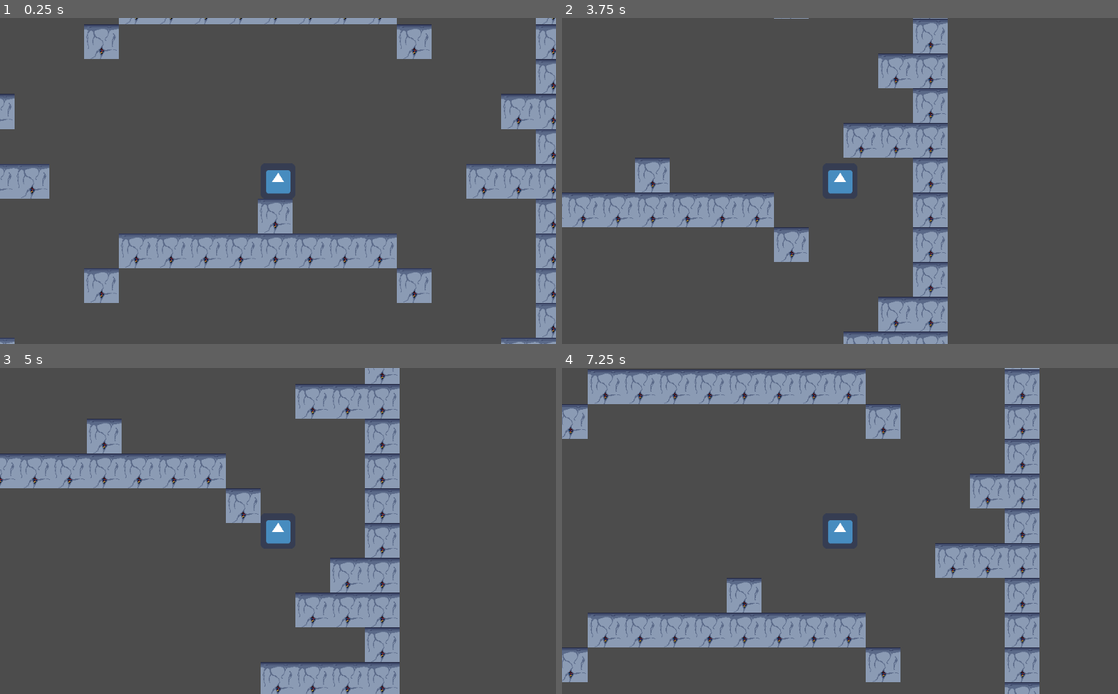
Above: before the commit, frames 1-4 (two rows, left to right).
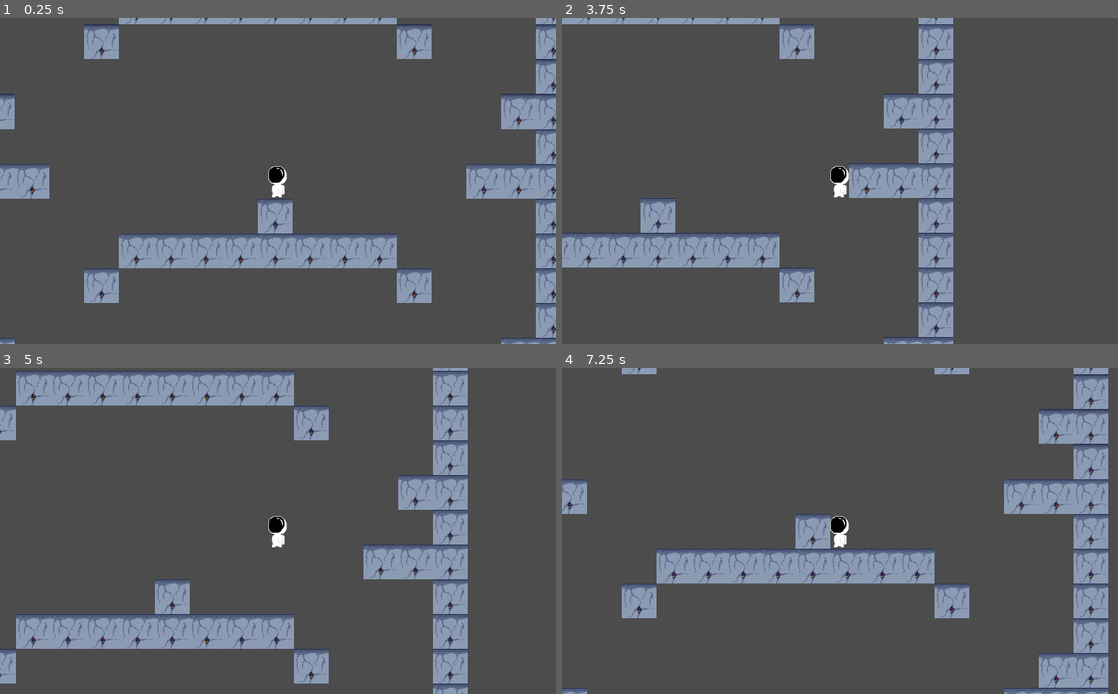
Above: after the commit, the same moments.

Repository: CM-beynon/ItCameFromSaturn
Game: Godot game, scene res://Scenes/NewTestLevel.tscn
Same seed, same stepped clock (60 frames per second), same inputs: the game is played once before the commit and once after it. The project has no main scene, so this scene is started directly. The engine's default icon, where the game draws it, is replaced by a stand-in: a white triangle on a blue panel in a dark square.
Inputs:
- Up to frame 1 (0.25 s): no input
- Up to frame 2 (3.75 s): tap Enter at 0.5 s; hold Up (ui_up) 0.53-1.28 s; hold Right (ui_right) 0.53-2.03 s; tap Up (ui_up) at 1.35, 1.52, 1.82, 2.85, 3.02, 3.32 s; hold Left (ui_left) 2.03-2.78 s; hold Up (ui_up) 2.03-2.78 s; hold Right (ui_right) from 2.78 s (still down); hold Up (ui_up) from 3.53 s (still down)
- Up to frame 3 (5 s): release Right (ui_right) at 4.28 s; release Up (ui_up) at 4.28 s; hold Left (ui_left) from 4.28 s (still down); tap Up (ui_up) at 4.35, 4.52, 4.82 s
- Up to frame 4 (7.25 s): release Left (ui_left) at 5.03 s; hold Right (ui_right) 5.03-5.78 s; hold Up (ui_up) 5.03-5.78 s; hold Left (ui_left) from 5.78 s (still down); tap Up (ui_up) at 5.85, 6.02, 6.32 s; hold Up (ui_up) from 6.53 s (still down)

The runs differ from the first frame. In frame 1, 0.4% of the frame differs, in the area x 47-53%, y 45-56%; in frame 2, 21%; in frame 3, 37%; in frame 4, 38%, in the area x 0-99%, y 0-100%.

Commit message:
Changed player scene and script

Diff:
--- a/Scenes/Player.gd
+++ b/Scenes/Player.gd
@@ -13,21 +13,10 @@
 var velocity = Vector2(0,0)
 
 func _physics_process(delta):
-	print(velocity)
-	""""
-	move_left_or_right()
-	if Input.is_action_pressed("ui_up"):
-		velocity.y = JUMP
-	else:
-		velocity.y += 30
-	move()
-	"""
 
 	match state:
 
 		States.FLOOR:
-
-
 			move_left_or_right()
 			if Input.is_action_pressed("ui_up"):
 				velocity.y = JUMP
@@ -35,18 +24,13 @@
 			move()
 			if !is_on_floor():
 				state = States.AIR
-				continue
-
 
 		States.AIR:
-
 			move_left_or_right()
-			velocity.y += 30
+			velocity.y += GRAVITY
 			move()
 			if is_on_floor():
 				state = States.FLOOR
-				continue
-
 
 # Calculates movement and collisions from the velocity vector
 func move():
--- a/Scenes/Player.tscn
+++ b/Scenes/Player.tscn
@@ -1,10 +1,10 @@
 [gd_scene load_steps=4 format=2]
 
-[ext_resource path="res://icon.png" type="Texture" id=1]
+[ext_resource path="res://ASSETS/Sprites/PlayerSpriteSaturnRough2.png" type="Texture" id=1]
 [ext_resource path="res://Scenes/Player.gd" type="Script" id=2]
 
 [sub_resource type="RectangleShape2D" id=1]
-extents = Vector2( 32, 32 )
+extents = Vector2( 17.5, 32 )
 
 [node name="Player" type="KinematicBody2D"]
 script = ExtResource( 2 )
@@ -13,4 +13,5 @@
 texture = ExtResource( 1 )
 
 [node name="CollisionShape2D" type="CollisionShape2D" parent="."]
+position = Vector2( -0.5, 0 )
 shape = SubResource( 1 )
